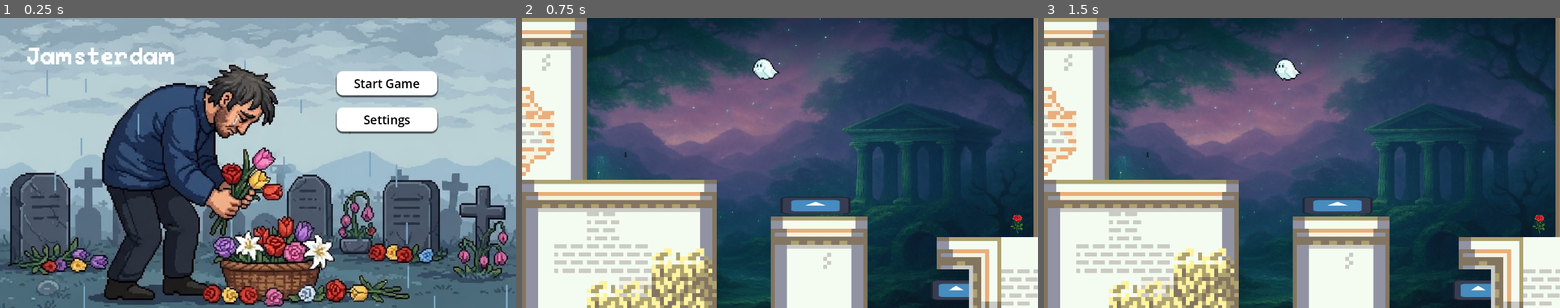
Above: before the commit, frames 1-3 (left to right).
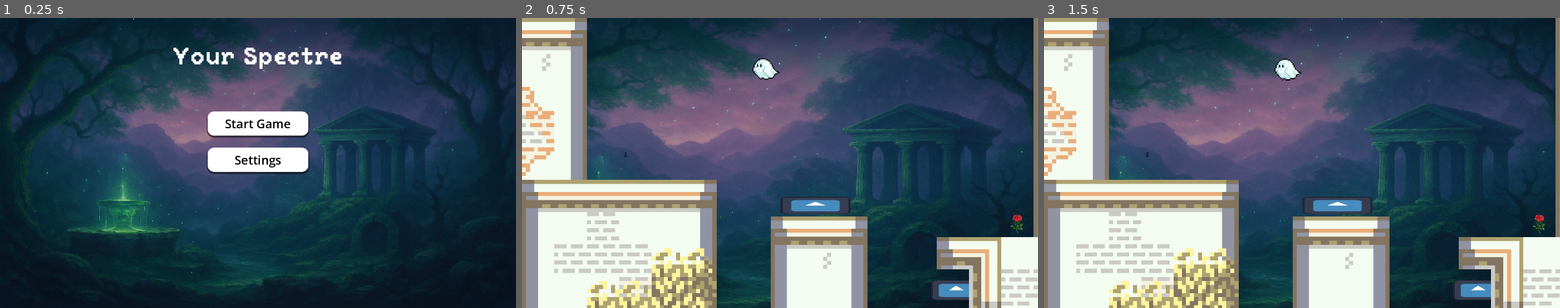
Above: after the commit, the same moments.

Repository: sammo4gun/jamsterdam
Game: Godot game, scene res://Scenes/main_menu.tscn
The game is run twice, just before and just after one commit, with the same random seed, the same clock (stepped at 60 frames per second) and the same inputs. The engine's default icon, where the game draws it, is replaced by a stand-in: a white triangle on a blue panel in a dark square.
Inputs (mouse positions are in pixels of both pictures, inside the frame that each line leads up to):
- Up to frame 1 (0.25 s): no input
- Up to frame 2 (0.75 s): click "Start Game" at 0.5 s
- Up to frame 3 (1.5 s): tap Enter at 1.25 s; move the mouse to (1276, 160) at 1.27 s; hold Right (right) from 1.28 s (still down); click (1276, 160) at 1.42 s

The runs differ from the first frame. In frame 1, 95% of the frame differs, in the area x 0-100%, y 0-100%; in frame 2, nothing differs; in frame 3, nothing differs.

Commit message:
Updated main menu art

Diff:
--- a/Scenes/main_menu.tscn
+++ b/Scenes/main_menu.tscn
@@ -2,7 +2,7 @@
 
 [ext_resource type="Script" uid="uid://cp4yl285vvv8t" path="res://Scripts/main_menu.gd" id="1_1ehe0"]
 [ext_resource type="FontFile" uid="uid://datde377oev7l" path="res://Assets/Fonts/Peaberry/PeaberryBase.ttf" id="2_ce3w2"]
-[ext_resource type="Texture2D" uid="uid://p6crjkk88ihw" path="res://Assets/Images/menu_background.jpeg" id="3_n45e2"]
+[ext_resource type="Texture2D" uid="uid://povxtku8nxul" path="res://Assets/backgroundpotential.png" id="2_trj04"]
 [ext_resource type="Script" uid="uid://cij83h43g32m3" path="res://Scripts/volume_slider.gd" id="4_cp0ys"]
 [ext_resource type="Script" uid="uid://d2xhx3j7ujbsu" path="res://Scripts/settings_menu.gd" id="4_yhxw7"]
 [ext_resource type="StyleBox" uid="uid://udx8w8gj8jd4" path="res://Assets/Styles/menu_button_hover.tres" id="5_yhxw7"]
@@ -62,24 +62,37 @@
 layout_mode = 0
 offset_right = 1280.0
 offset_bottom = 720.0
-texture = ExtResource("3_n45e2")
+texture = ExtResource("2_trj04")
+expand_mode = 3
 
 [node name="Label" type="Label" parent="."]
 layout_mode = 1
-offset_right = 500.0
+anchors_preset = 5
+anchor_left = 0.5
+anchor_right = 0.5
+offset_left = -250.0
+offset_right = 250.0
 offset_bottom = 200.0
+grow_horizontal = 2
 theme_override_font_sizes/font_size = 64
-text = "Jamsterdam"
+text = "Your Spectre"
 label_settings = SubResource("LabelSettings_opfnp")
 horizontal_alignment = 1
 vertical_alignment = 1
 
 [node name="MarginContainer" type="MarginContainer" parent="."]
-layout_mode = 0
-offset_left = 640.0
-offset_top = 100.0
-offset_right = 1280.0
-offset_bottom = 580.0
+layout_mode = 1
+anchors_preset = 8
+anchor_left = 0.5
+anchor_top = 0.5
+anchor_right = 0.5
+anchor_bottom = 0.5
+offset_left = -320.0
+offset_top = -160.0
+offset_right = 320.0
+offset_bottom = 320.0
+grow_horizontal = 2
+grow_vertical = 2
 theme_override_constants/margin_top = 32
 theme_override_constants/margin_bottom = 32
 
--- a/project.godot
+++ b/project.godot
@@ -14,6 +14,10 @@
 run/main_scene="uid://0l48xhgwan8c"
 config/features=PackedStringArray("4.4", "GL Compatibility")
 config/icon="res://Assets/icon.svg"
+
+[audio]
+
+buses/default_bus_layout="res://Assets/audio_bus.tres"
 
 [display]
 
Renamed: default_bus_layout.tres -> Assets/audio_bus.tres
